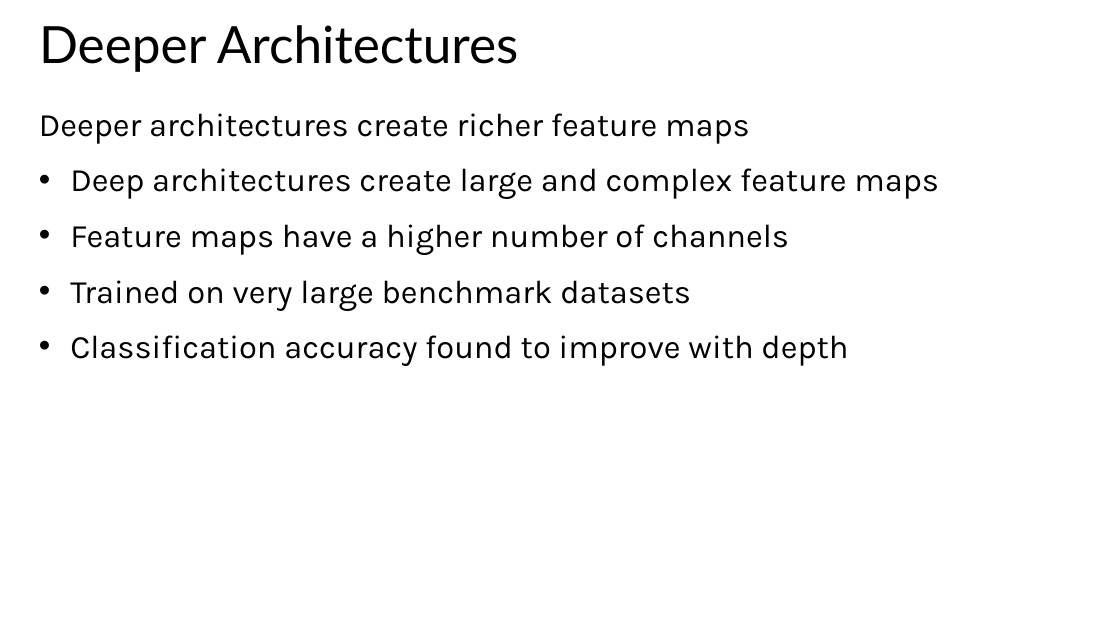
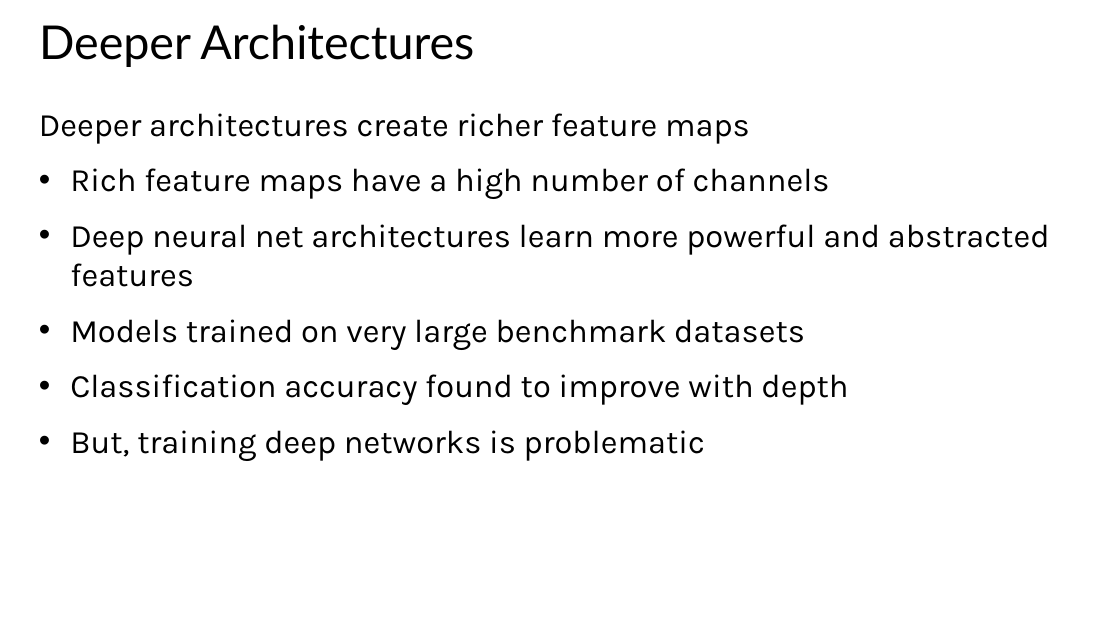
Before and after one commit to StephenElston/CSCI-E25, a slide deck: slide 37 of Slides/6_ConvolutionalNNs.pptx. Drawn at 1120x630 pixels with LibreOffice and Linux fonts; fonts in the diff are those of the drawing. Boxes give left, top, right and bottom in pixels: in the first picture for what was removed or moved away, otherwise in the second. Text is boxed around its words. In the diff, an @@ line names an element or a change of style, - is before the commit and + after.

```diff
--- a/Slides/6_ConvolutionalNNs.pptx
+++ b/Slides/6_ConvolutionalNNs.pptx
@@ title "Deeper Architectures" at (39, 24, 474, 67): size 44 to 40 pt @@
@@ text at (70, 168, 1050, 350): text changed @@
-• Deep architectures create large and complex feature maps
-• Feature maps have a higher number of channels
-• Trained on very large benchmark datasets
+• Rich feature maps have a high number of channels
+• Deep neural net architectures learn more powerful and abstracted features
+• Models trained on very large benchmark datasets
@@ text at (70, 430, 705, 461): paragraph added @@
+• But, training deep networks is problematic
```
Also in this commit, not shown: 37 other slides changed, 3 slides added, 7 slides removed.
